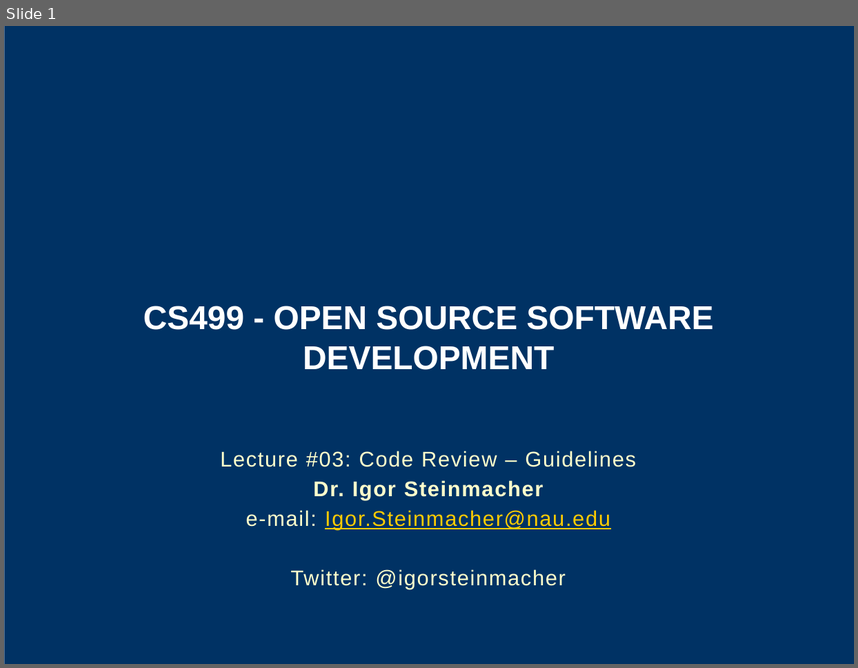
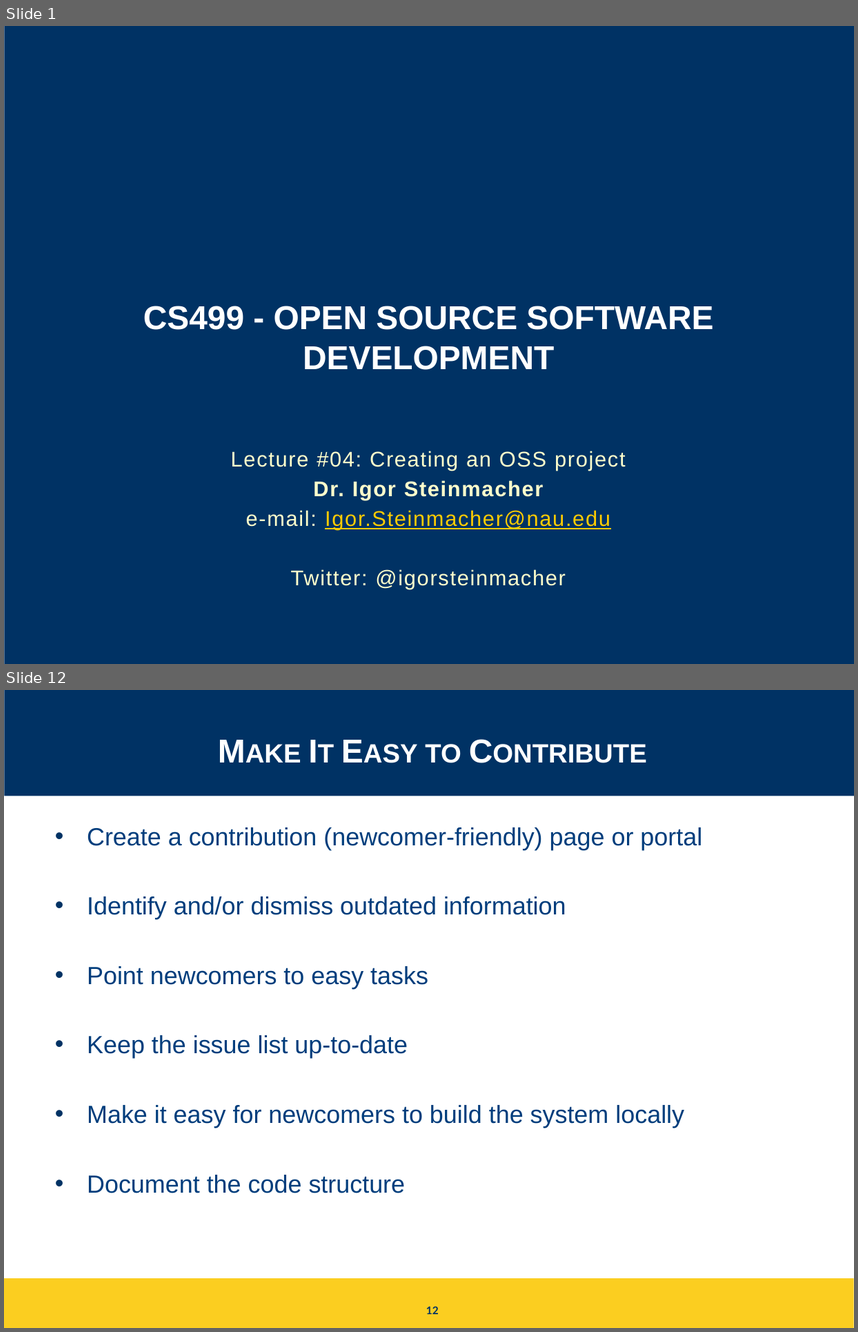
Before and after one commit to igorsteinmacher/SL-UTFPR-2021, a slide deck: notes/Lecture_05.pptx. Shown one above the other, each under a label of ours: slide 1 before the commit, slides 1 and 12 after it; the slides between them are not shown. The pictures are 858x668 and 858x1332 pixels, drawn with LibreOffice and Linux fonts; fonts in the diff are those of the drawing; background and template pictures are left out. Boxes give left, top, right and bottom in pixels: in the first picture for what was removed or moved away, otherwise in the second. Text is boxed around its words. In the diff, an @@ line names an element or a change of style, - is before the commit and + after.

Commit message:
Adding Lecture about creating an OSS proj

```diff
--- a/notes/Lecture_05.pptx
+++ b/notes/Lecture_05.pptx
@@ slide 12 added at <box>4,690,854,1328</box>, background #FFFFFF @@
@@ rectangle added at <box>4,690,854,796</box>, fill #003264 @@
@@ title added at <box>425,744,461,763</box>, 28 pt, text #FFFFFF, bold, small capitals @@
+Make It Easy to Contribute
@@ rectangle added at <box>4,797,854,834</box>, fill #FFFFFF @@
@@ text added at <box>87,827,702,1193</box>, 21 pt, text #003D7C @@
+• Create a contribution (newcomer-friendly) page or portal
+• Identify and/or dismiss outdated information
+• Point newcomers to easy tasks
+• Keep the issue list up-to-date
+• Make it easy for newcomers to build the system locally
+• Document the code structure
@@ rectangle added at <box>4,1279,854,1328</box>, fill #FBCE20 @@
@@ page number added at <box>426,1305,439,1314</box>, 9 pt, text #003264, bold @@
+12
@@ slide 1 changed as well @@
@@ subtitle at <box>231,450,625,470</box>: text changed @@
-Lecture #03: Code Review – Guidelines
+Lecture #04: Creating an OSS project
```
Also in this commit, not shown: 5 other slides changed, 15 other slides added, 4 slides removed, 1 other file.
